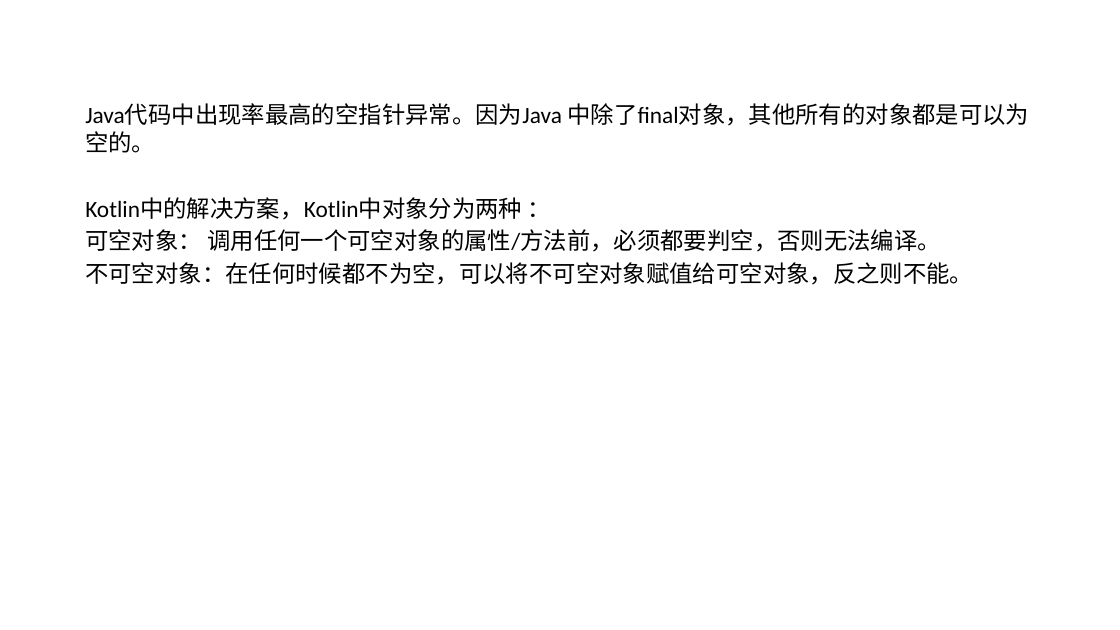
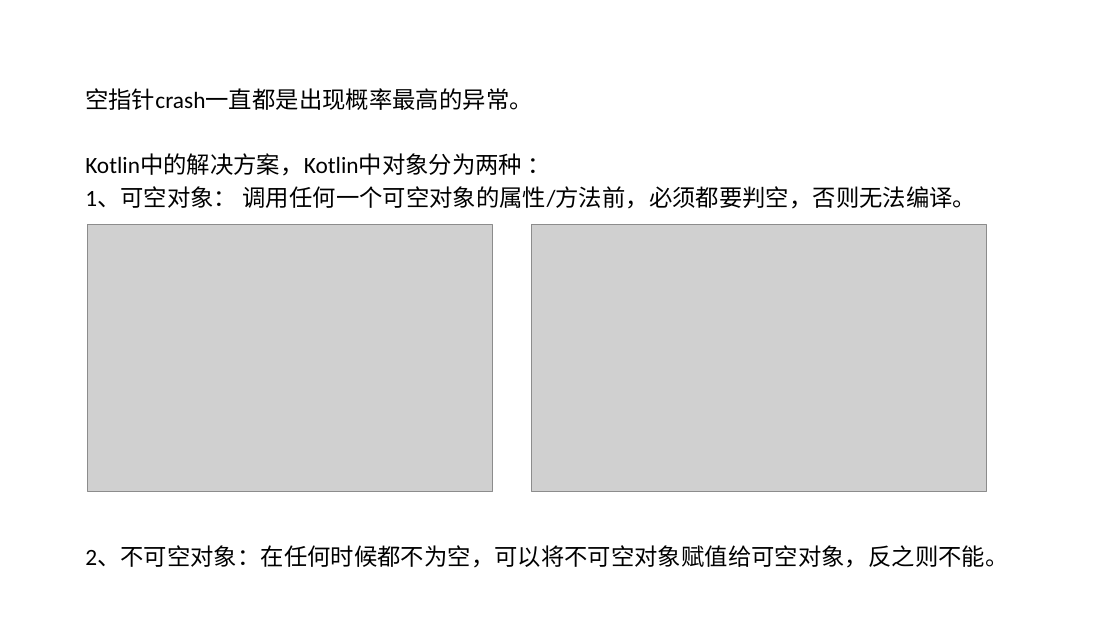
Before and after one commit to shenbibo/KotlinWeather, a slide deck: slide 6 of docs/初探kotlin - 副本.pptx (slide 5 before the commit). Drawn at 1120x630 pixels with LibreOffice and Linux fonts; fonts in the diff are those of the drawing; grey boxes stand for pictures; background and template pictures are left out. Boxes give left, top, right and bottom in pixels: in the first picture for what was removed or moved away, otherwise in the second. Text is boxed around its words. In the diff, an @@ line names an element or a change of style, - is before the commit and + after.

```diff
--- a/docs/初探kotlin - 副本.pptx
+++ b/docs/初探kotlin - 副本.pptx
@@ text "空指针crash一直都是出现概率最高的异常。": place and size @@
-text "空指针crash一直都是出现概率最高的异常。" at <box>85,103,1029,285</box>
+text "空指针crash一直都是出现概率最高的异常。" at <box>85,88,1008,568</box>
@@ text at <box>85,88,532,110</box>: text changed @@
-Java代码中出现率最高的空指针异常。因为Java 中除了final对象，其他所有的对象都是可以为空的。
+空指针crash一直都是出现概率最高的异常。
@@ text at <box>85,186,1008,568</box>: text changed @@
-可空对象： 调用任何一个可空对象的属性/方法前，必须都要判空，否则无法编译。
-不可空对象：在任何时候都不为空，可以将不可空对象赋值给可空对象，反之则不能。
+1、可空对象： 调用任何一个可空对象的属性/方法前，必须都要判空，否则无法编译。
+2、不可空对象：在任何时候都不为空，可以将不可空对象赋值给可空对象，反之则不能。
@@ picture added at <box>88,225,493,492</box> @@
@@ picture added at <box>532,225,987,492</box> @@
```
Also in this commit, not shown: 5 other slides changed, 2 slides added, 1 slide removed, 1 other file.
